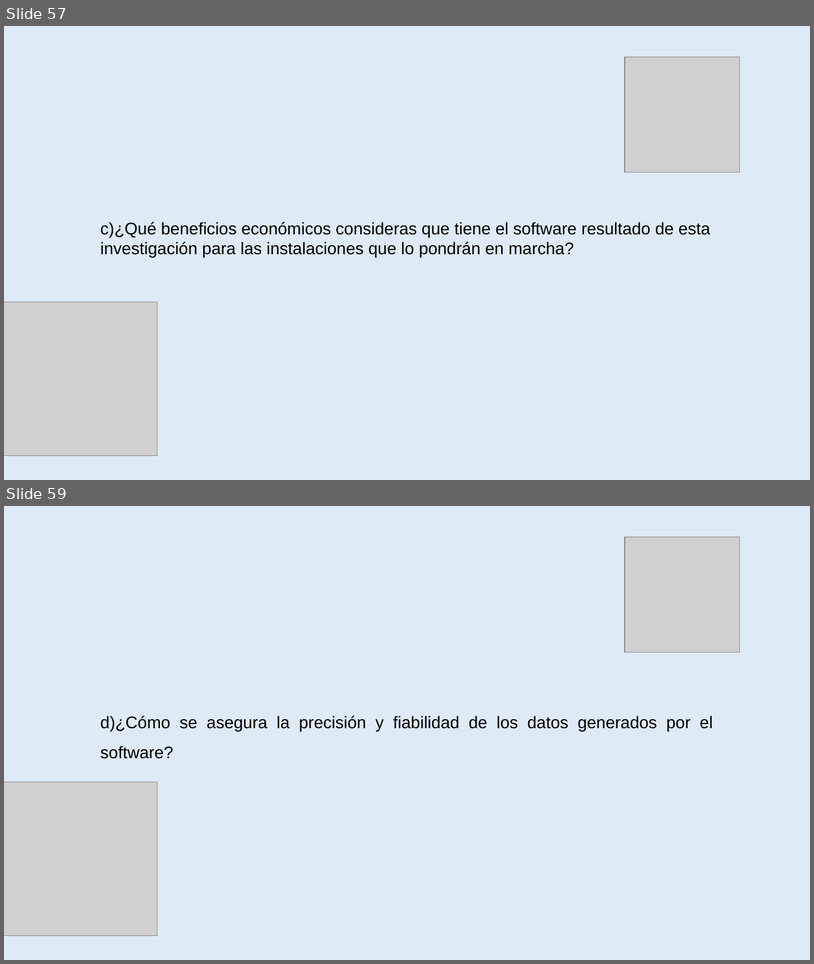
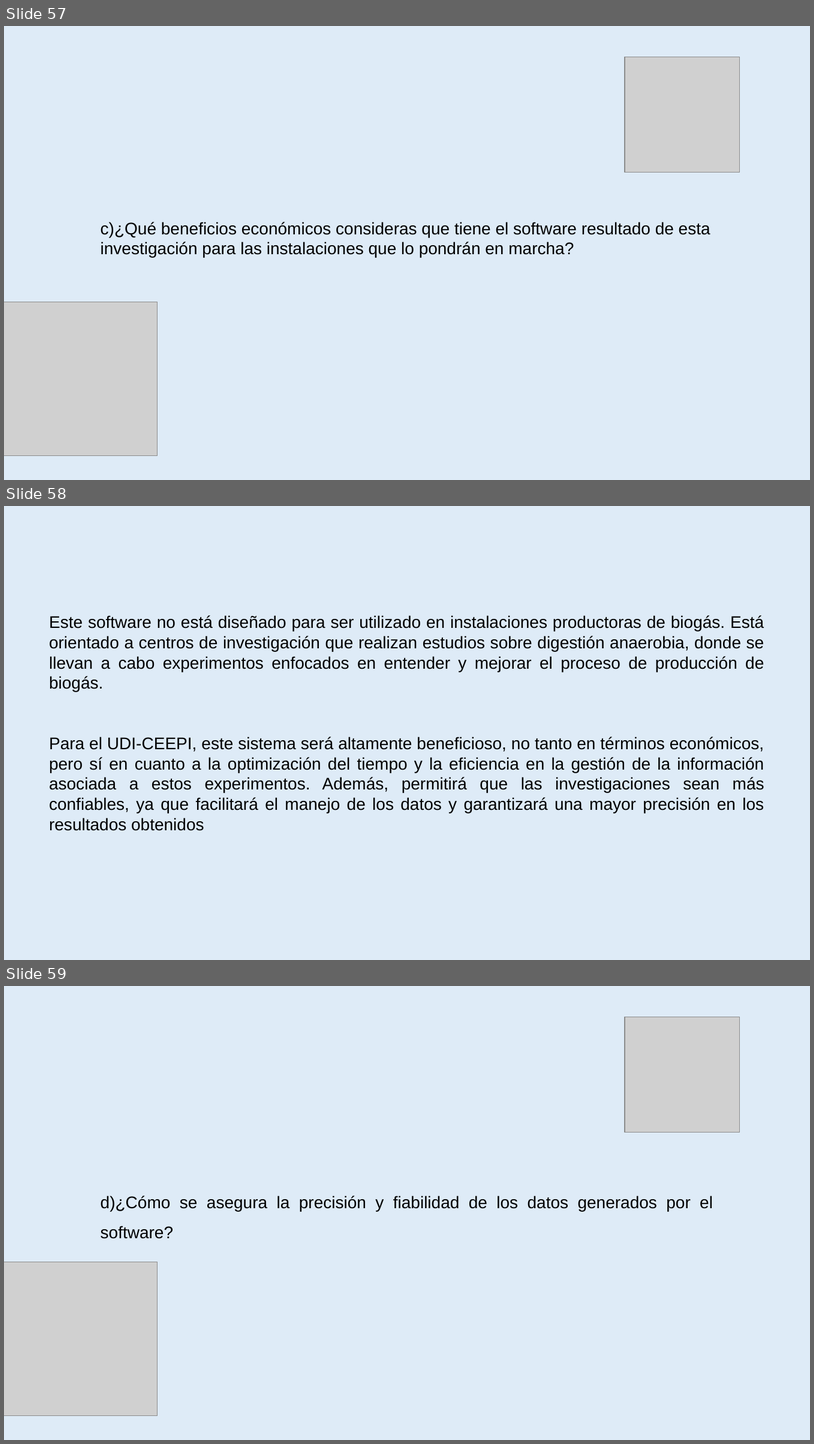
Before and after one commit to amypadron/prower_tesis, a slide deck: Digestión anaerobía.Original.pptx. Shown one above the other, each under a label of ours: slides 57 and 59 before the commit, slides 57, 58 and 59 after it; the slides between them are not shown. The pictures are 814x964 and 814x1444 pixels, drawn with LibreOffice and Linux fonts; fonts in the diff are those of the drawing; grey boxes stand for pictures. Boxes give left, top, right and bottom in pixels: in the first picture for what was removed or moved away, otherwise in the second. Text is boxed around its words. In the diff, an @@ line names an element or a change of style, - is before the commit and + after.

```diff
--- a/Digestión anaerobía.Original.pptx
+++ b/Digestión anaerobía.Original.pptx
@@ slide 58 added at [4,506,810,960], background #DEEBF7 @@
@@ text added at [49,615,765,831], 20 pt, text #000000 @@
+Este software no está diseñado para ser utilizado en instalaciones productoras de biogás. Está orientado a centros de investigación que realizan estudios sobre digestión anaerobia, donde se llevan a cabo experimentos enfocados en entender y mejorar el proceso de producción de biogás.
+Para el UDI-CEEPI, este sistema será altamente beneficioso, no tanto en términos económicos, pero sí en cuanto a la optimización del tiempo y la eficiencia en la gestión de la información asociada a estos experimentos. Además, permitirá que las investigaciones sean más confiables, ya que facilitará el manejo de los datos y garantizará una mayor precisión en los resultados obtenidos
```
Also in this commit, not shown: 3 slides changed, 6 other slides added, 5 slides removed.
